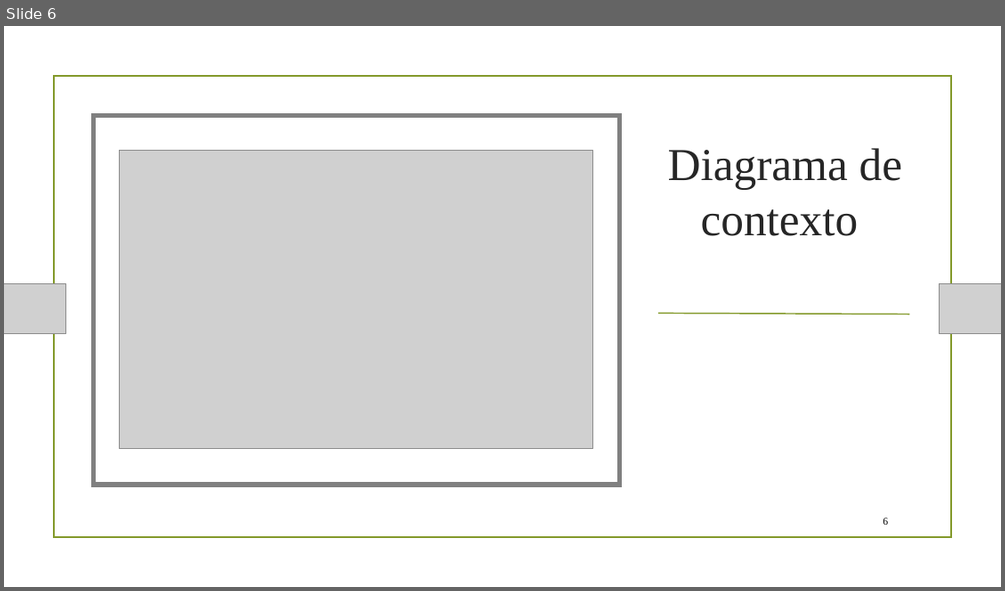
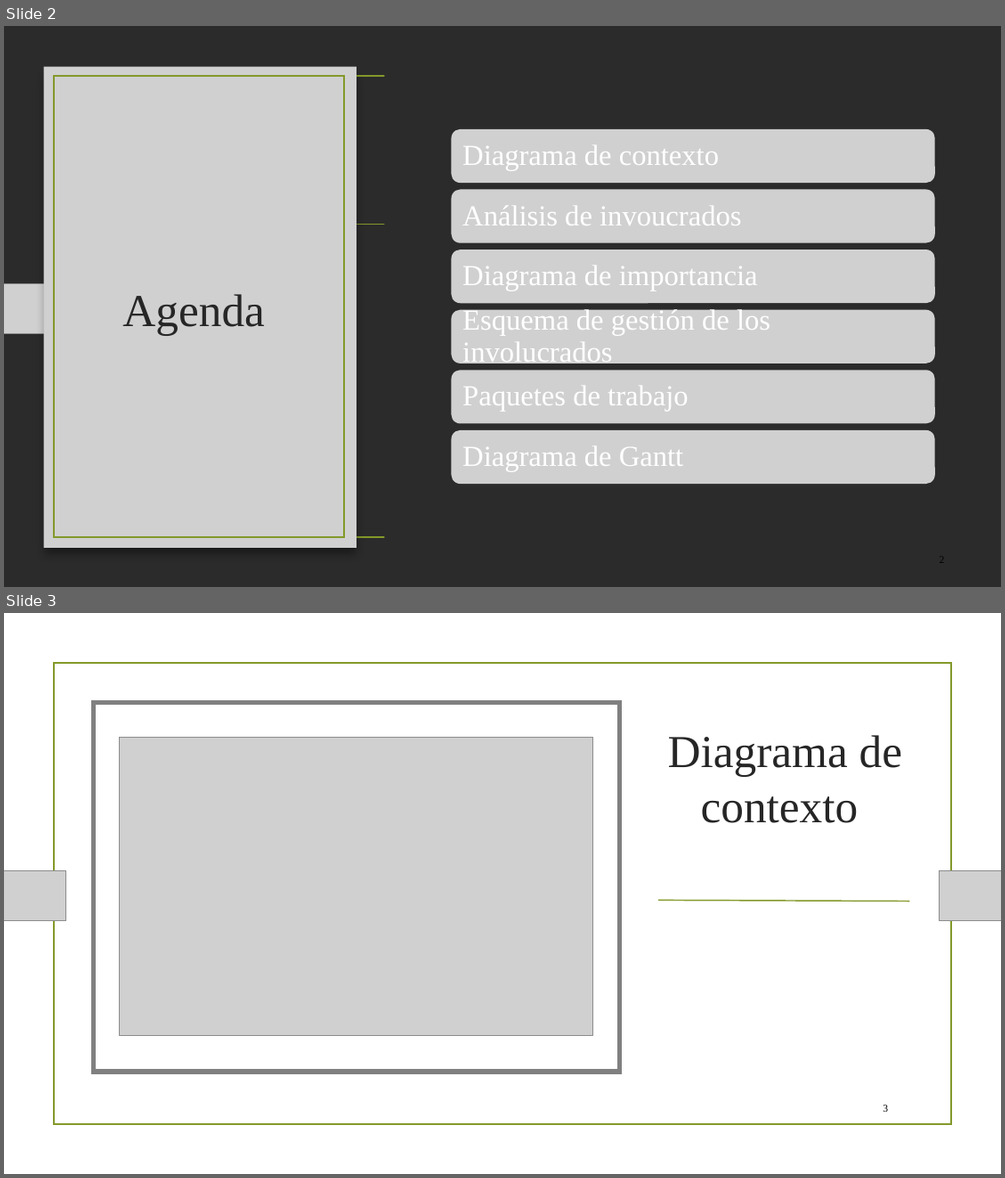
Before and after one commit to Angeloib98/BIATRONIC, a slide deck: Presentación Semana 2.pptx. Shown one above the other, each under a label of ours: slide 6 before the commit, slides 2 and 3 after it. The pictures are 1005x591 and 1005x1178 pixels, drawn with LibreOffice and Linux fonts; fonts in the diff are those of the drawing; grey boxes stand for pictures; background and template pictures are left out; a plain dark background stands for a picture behind light text. Boxes give left, top, right and bottom in pixels: in the first picture for what was removed or moved away, otherwise in the second. Text is boxed around its words. In the diff, an @@ line names an element or a change of style, - is before the commit and + after.

```diff
--- a/Presentación Semana 2.pptx
+++ b/Presentación Semana 2.pptx
@@ slide 2 added at [4, 26, 1001, 587], background picture (left out) @@
@@ rectangle added at [385, 26, 1001, 587], fill #FFFFFF @@
@@ picture added at [44, 66, 356, 548] @@
@@ rectangle added at [53, 76, 951, 538], outline #83992A 1.25 pt @@
@@ rectangle added at [53, 76, 343, 538], outline #83992A 1.25 pt @@
@@ line added from (119, 224) to (887, 224), #83992A 1.25 pt @@
@@ picture added at [4, 284, 66, 333] @@
@@ picture added at [939, 284, 1001, 333] @@
@@ title added at [122, 294, 265, 336], 44 pt, text #262626 @@
+Agenda
@@ group added at [451, 129, 935, 483]: 6 pictures, 6 texts @@
+Diagrama de contexto
+Análisis de invoucrados
+Diagrama de importancia
+Esquema de gestión de los involucrados
+Paquetes de trabajo
+Diagrama de Gantt
@@ page number added at [939, 562, 945, 563], 10 pt, text #000000 @@
+2
@@ what was slide 6 is now slide 3 @@
@@ page number at [882, 1104, 888, 1111]: text changed @@
-6
+3
```
Also in this commit, not shown: 6 slides changed, 5 other slides added, 2 slides removed.
